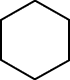
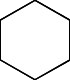
Comparing the layer stacks of the two (70, 80) images. Changes:
hid group "color_player" (7 layers) over (0, 0, 70, 80)
painted on "empty" over (0, 1, 70, 79)
showed "empty_source" over (0, 0, 70, 80)
